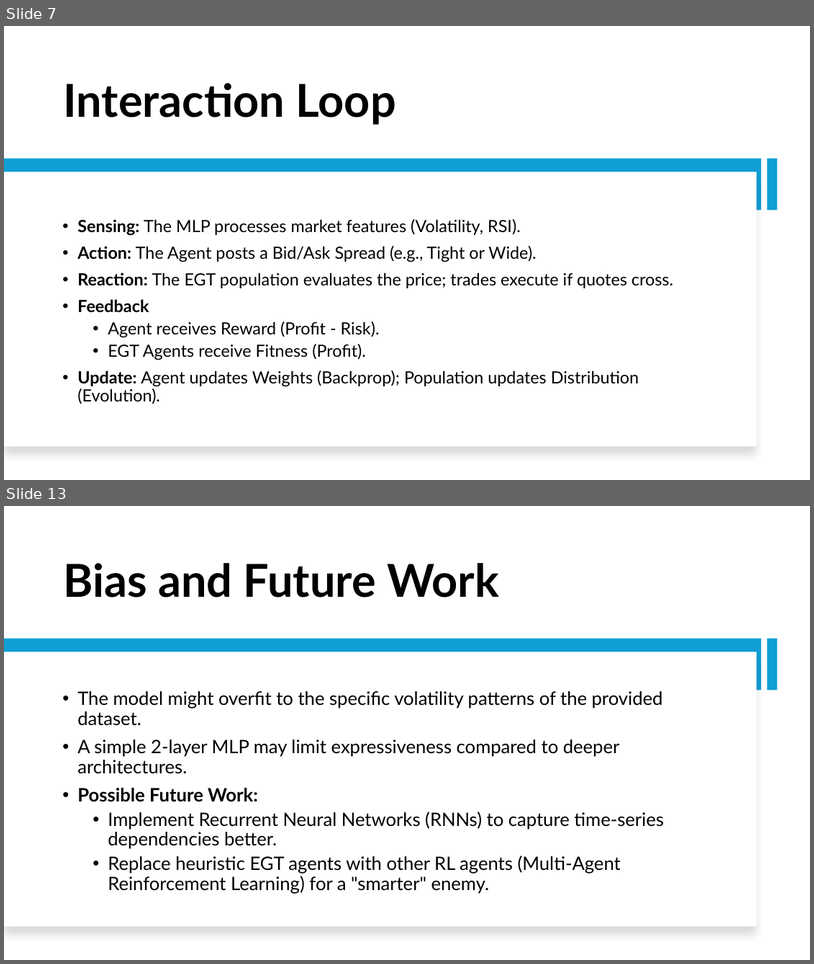
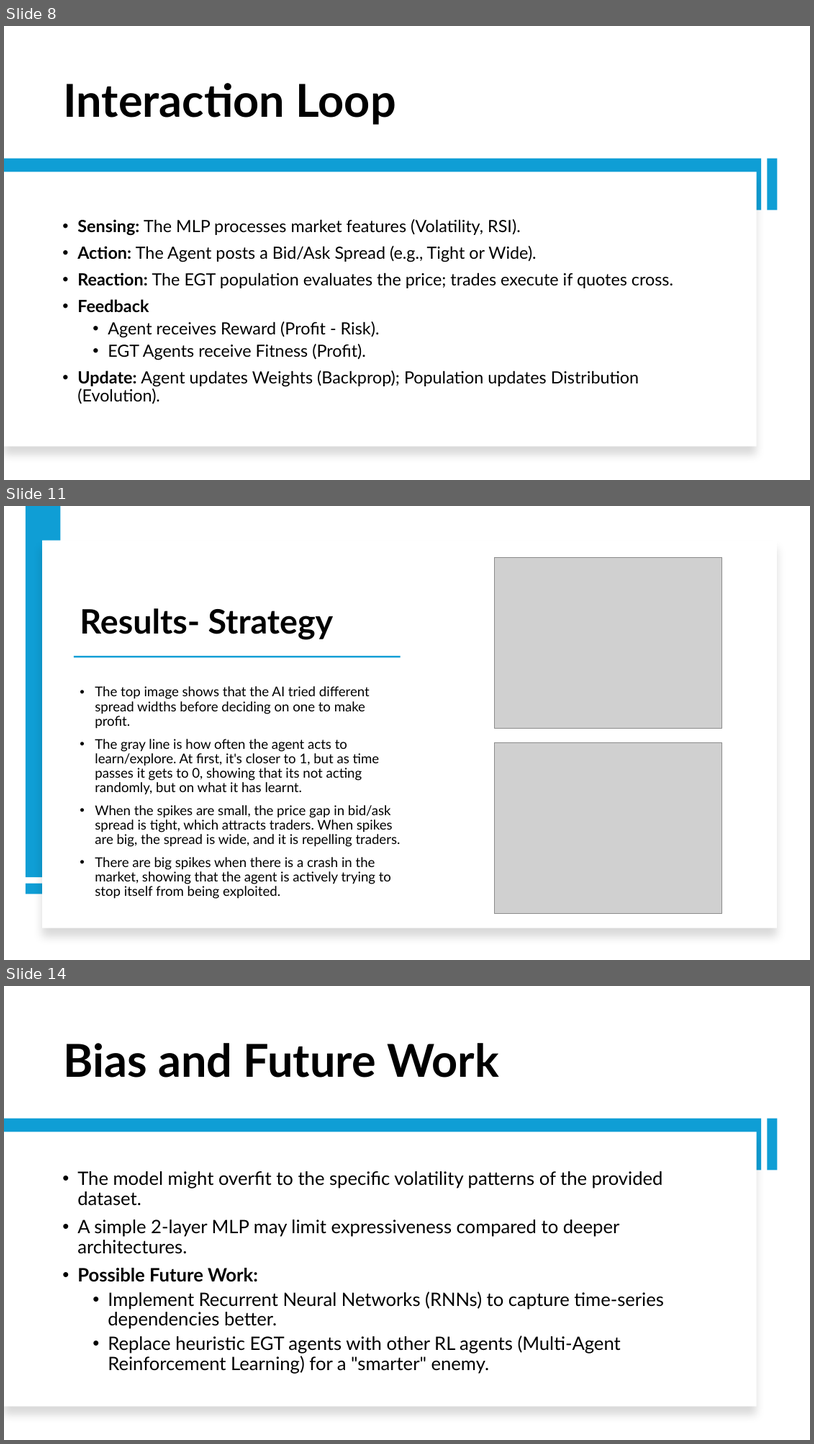
Before and after one commit to Srithwak/Coevolutionary_ARL_vs_EGT_agents_research, a slide deck: presentation.pptx. Shown one above the other, each under a label of ours: slides 7 and 13 before the commit, slides 8, 11 and 14 after it; the slides between them are not shown. The pictures are 814x964 and 814x1444 pixels, drawn with LibreOffice and Linux fonts; fonts in the diff are those of the drawing; grey boxes stand for pictures. Boxes give left, top, right and bottom in pixels: in the first picture for what was removed or moved away, otherwise in the second. Text is boxed around its words. In the diff, an @@ line names an element or a change of style, - is before the commit and + after.

```diff
--- a/presentation.pptx
+++ b/presentation.pptx
@@ slide 11 added at (x1=4, y1=506, x2=810, y2=960), background #FFFFFF @@
@@ rectangle added at (x1=26, y1=506, x2=61, y2=877), fill #0F9ED5 @@
@@ rectangle added at (x1=42, y1=541, x2=777, y2=928), fill #FFFFFF @@
@@ picture added at (x1=495, y1=557, x2=723, y2=728) @@
@@ title added at (x1=80, y1=608, x2=333, y2=640), 40 pt, text #000000, bold @@
+Results- Strategy
@@ rectangle added at (x1=74, y1=656, x2=400, y2=658), fill #0F9ED5 @@
@@ text added at (x1=95, y1=686, x2=401, y2=898), 16 pt, text #000000 @@
+• The top image shows that the AI tried different spread widths before deciding on one to make profit.
+• The gray line is how often the agent acts to learn/explore. At first, it's closer to 1, but as time passes it gets to 0, showing that its not acting randomly, but on what it has learnt.
+• When the spikes are small, the price gap in bid/ask spread is tight, which attracts traders. When spikes are big, the spread is wide, and it is repelling traders.
+• There are big spikes when there is a crash in the market, showing that the agent is actively trying to stop itself from being exploited.
@@ picture added at (x1=495, y1=743, x2=723, y2=913) @@
@@ rectangle added at (x1=26, y1=883, x2=61, y2=893), fill #0F9ED5 @@
@@ what was slide 7 is now slide 8 @@
@@ what was slide 13 is now slide 14 @@
```
Also in this commit, not shown: 7 slides changed, 2 other slides added, 2 slides removed, 15 other files.
